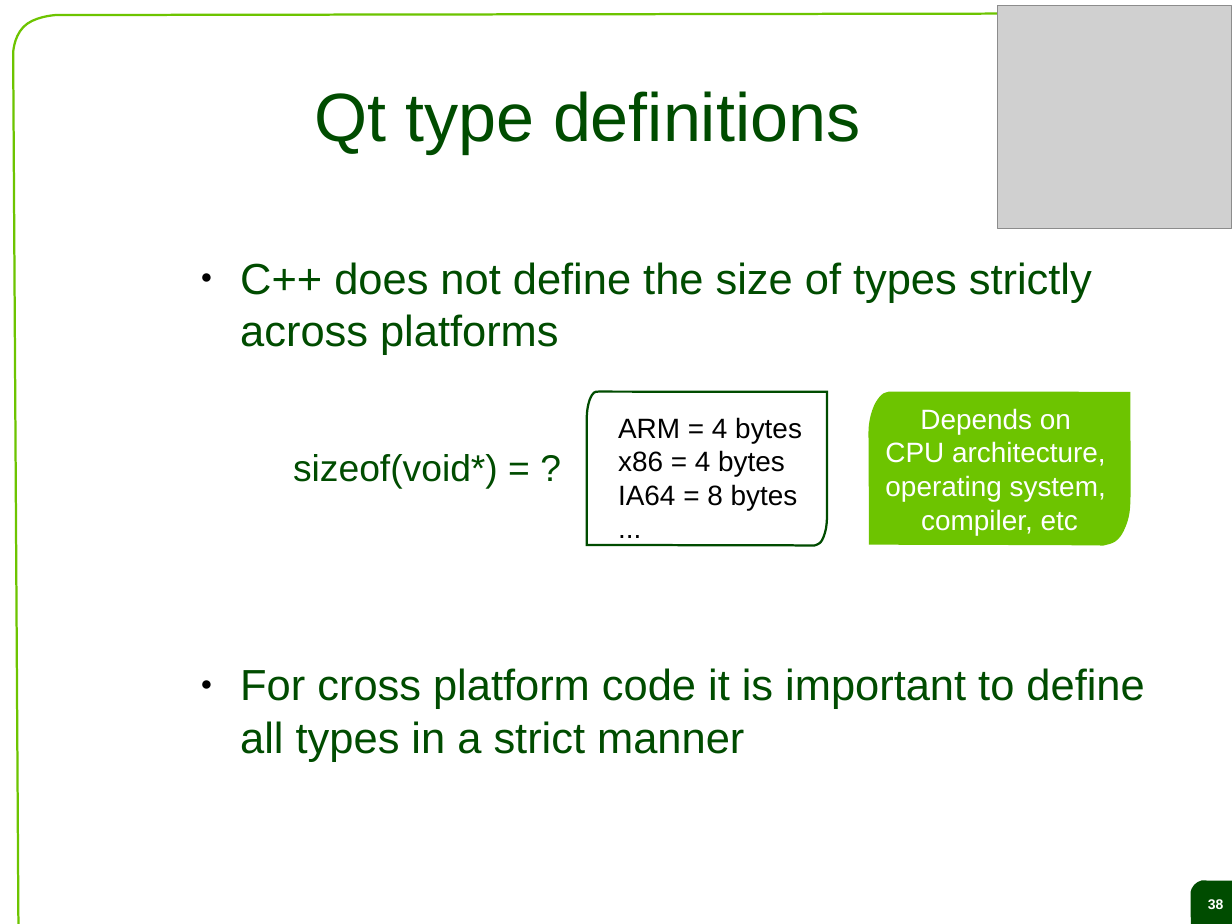
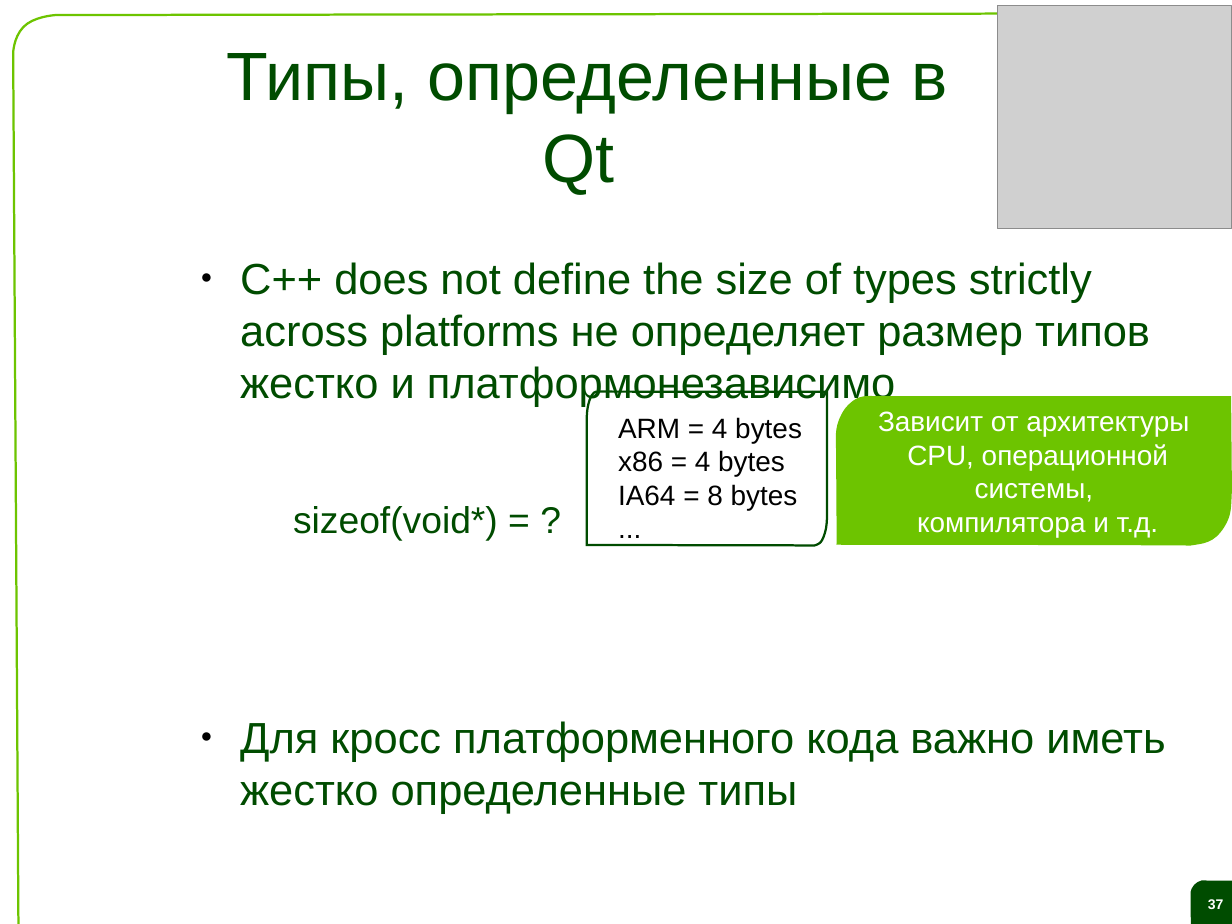
Before and after one commit to saa/qecm, a slide deck: slide 37 of Lectures and Exercises/L04 - Datatypes collections and files/L4 Slides.odp (slide 38 before the commit). Drawn at 1232x924 pixels with LibreOffice and Linux fonts; fonts in the diff are those of the drawing; grey boxes stand for pictures; background and template pictures are left out. Boxes give left, top, right and bottom in pixels: in the first picture for what was removed or moved away, otherwise in the second. Text is boxed around its words. In the diff, an @@ line names an element or a change of style, - is before the commit and + after.

```diff
--- a/Lectures and Exercises/L04 - Datatypes collections and files/L4 Slides.odp
+++ b/Lectures and Exercises/L04 - Datatypes collections and files/L4 Slides.odp
@@ title at (x1=227, y1=53, x2=948, y2=194): text changed @@
-Qt type definitions
+Типы, определенные в Qt
@@ text at (x1=240, y1=262, x2=1150, y2=407): text changed @@
-● C++ does not define the size of types strictly across platforms
+● C++ does not define the size of types strictly across platforms не определяет размер типов жестко и платформонезависимо
@@ freeform shape added at (x1=836, y1=396, x2=1232, y2=546), fill #6DC400, 18 pt, text #FFFFFF @@
+Зависит от архитектуры
+CPU, операционной системы,
+компилятора и т.д.
@@ freeform shape removed at (x1=869, y1=391, x2=1131, y2=546) @@
-Depends on
-CPU architecture,
-operating system,
-compiler, etc
@@ text at (x1=240, y1=721, x2=1165, y2=814): text changed @@
-● For cross platform code it is important to define all types in a strict manner
+● Для кросс платформенного кода важно иметь жестко определенные типы
@@ page number at (x1=1208, y1=899, x2=1224, y2=909): text changed @@
-38
+37
```
Also in this commit, not shown: 23 other slides changed, 40 slides added, 41 slides removed.
